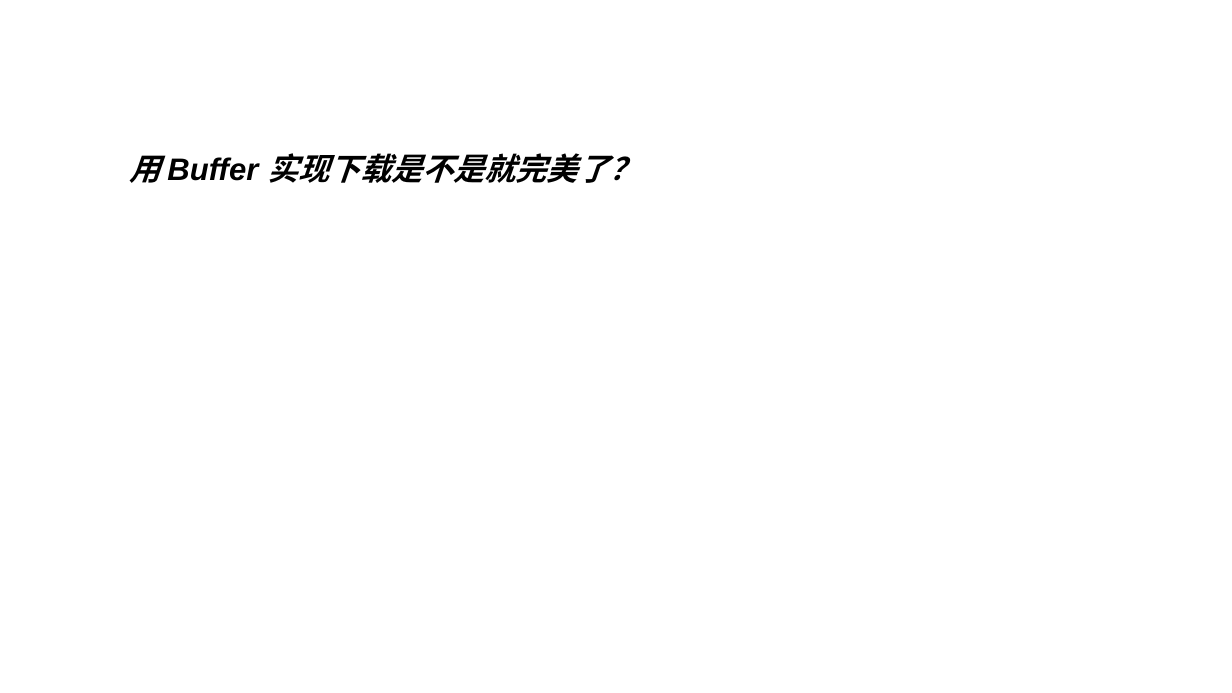
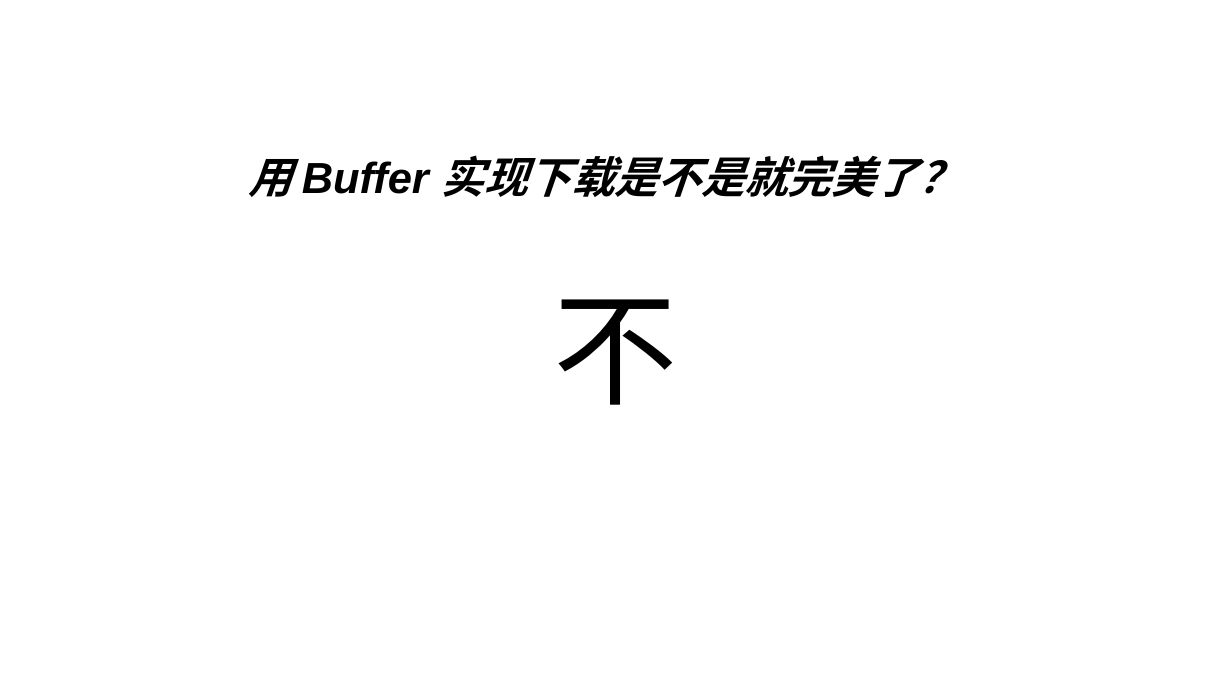
Before and after one commit to KEXUJIAN/stream-demo, a slide deck: slide 10 of stream.ppt (slide 7 before the commit). Drawn at 1232x693 pixels with LibreOffice and Linux fonts; fonts in the diff are those of the drawing. Boxes give left, top, right and bottom in pixels: in the first picture for what was removed or moved away, otherwise in the second. Text is boxed around its words. In the diff, an @@ line names an element or a change of style, - is before the commit and + after.

```diff
--- a/stream.ppt
+++ b/stream.ppt
@@ text "用 Buffer 实现下载是不是就完美了？": place and size @@
-text "用 Buffer 实现下载是不是就完美了？" at <box>129,153,640,183</box>
+text "用 Buffer 实现下载是不是就完美了？" at <box>249,155,962,197</box>
@@ text "用 Buffer 实现下载是不是就完美了？" at <box>249,155,962,197</box>: size 20 to 28 pt @@
@@ text added at <box>554,299,678,405</box>, 80 pt, text #000000 @@
+不
```
Also in this commit, not shown: 15 other slides changed, 4 slides added, 2 slides removed, 3 other files.
